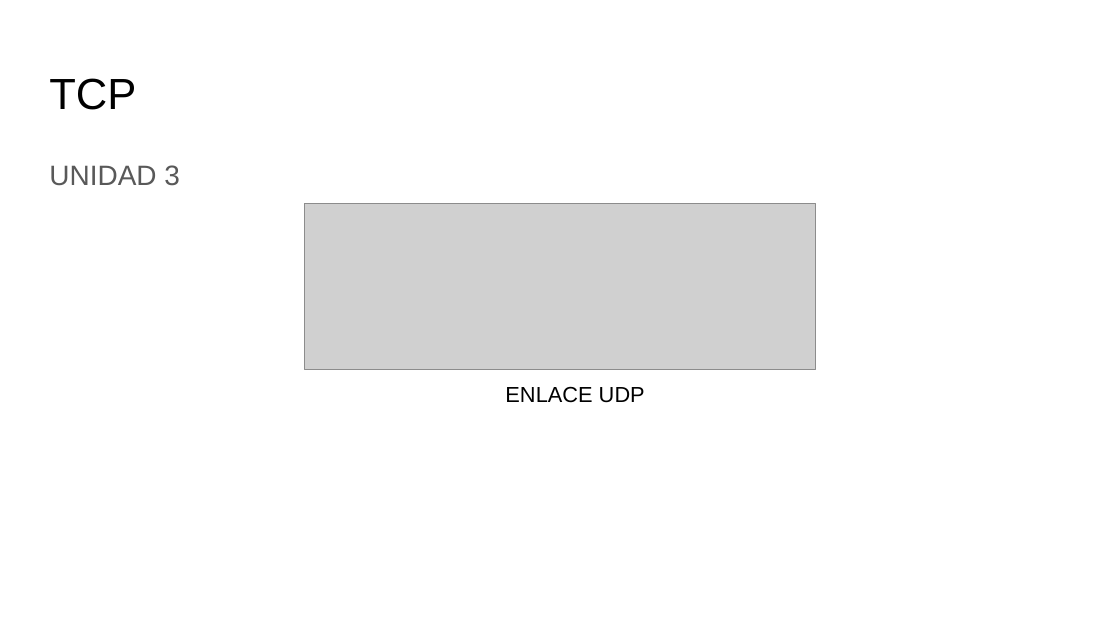
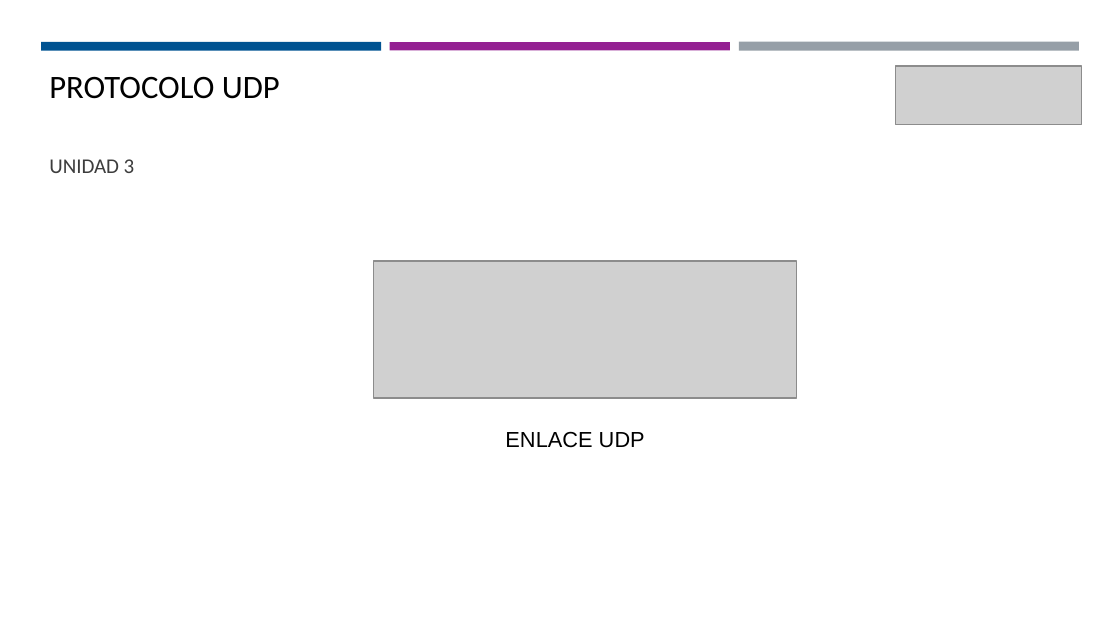
Before and after one commit to Domiciano/EcoApp201, a slide deck: slide 11 of Programa.pptx. Drawn at 1120x630 pixels with LibreOffice and Linux fonts; fonts in the diff are those of the drawing; grey boxes stand for pictures. Boxes give left, top, right and bottom in pixels: in the first picture for what was removed or moved away, otherwise in the second. Text is boxed around its words. In the diff, an @@ line names an element or a change of style, - is before the commit and + after.

```diff
--- a/Programa.pptx
+++ b/Programa.pptx
@@ rectangle added at [41,43,382,52], fill #005392 @@
@@ rectangle added at [390,43,730,50], fill #942092 @@
@@ rectangle added at [739,41,1080,50], fill #969FA7 @@
@@ title at [49,76,280,99]: text changed; size 28 to 21 pt; font Arial to Calibri @@
-TCP
+PROTOCOLO UDP
@@ picture added at [895,66,1081,124] @@
@@ text "UNIDAD 3" at [49,159,135,173]: size 18 to 13.5 pt, font Arial to Calibri, text colour #595959 to #3D3D3D; line spacing 1.15 to 1 @@
@@ picture: place and size @@
-picture at [305,204,816,370]
+picture at [374,261,796,398]
@@ text "ENLACE UDP": place and size @@
-text "ENLACE UDP" at [505,386,645,403]
+text "ENLACE UDP" at [505,431,645,448]
```
Also in this commit, not shown: 12 other slides changed, 2 slides added.
